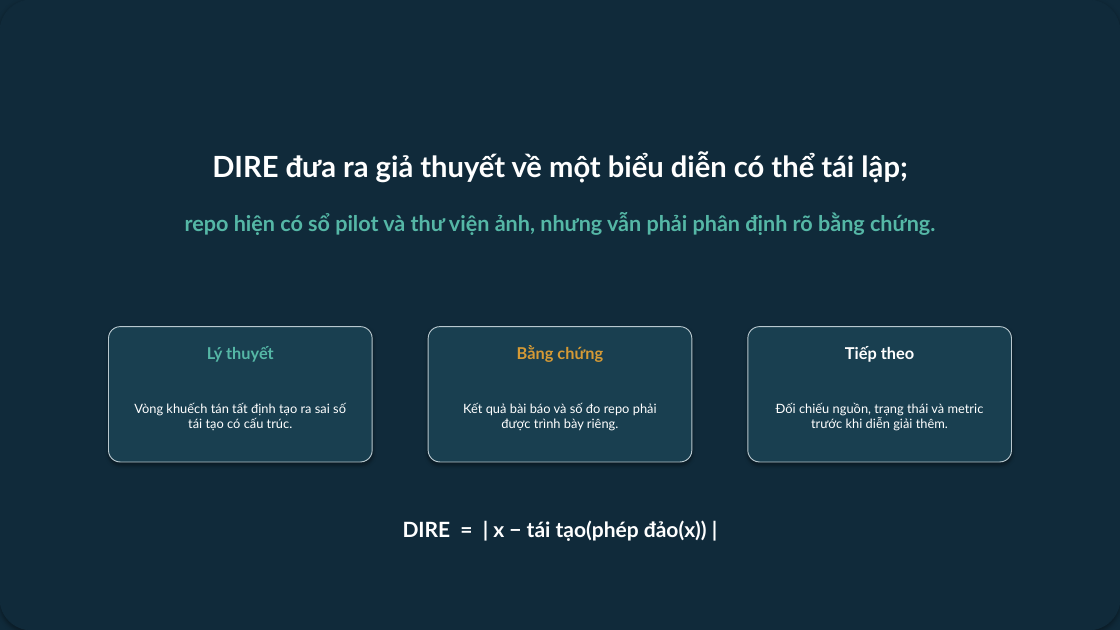
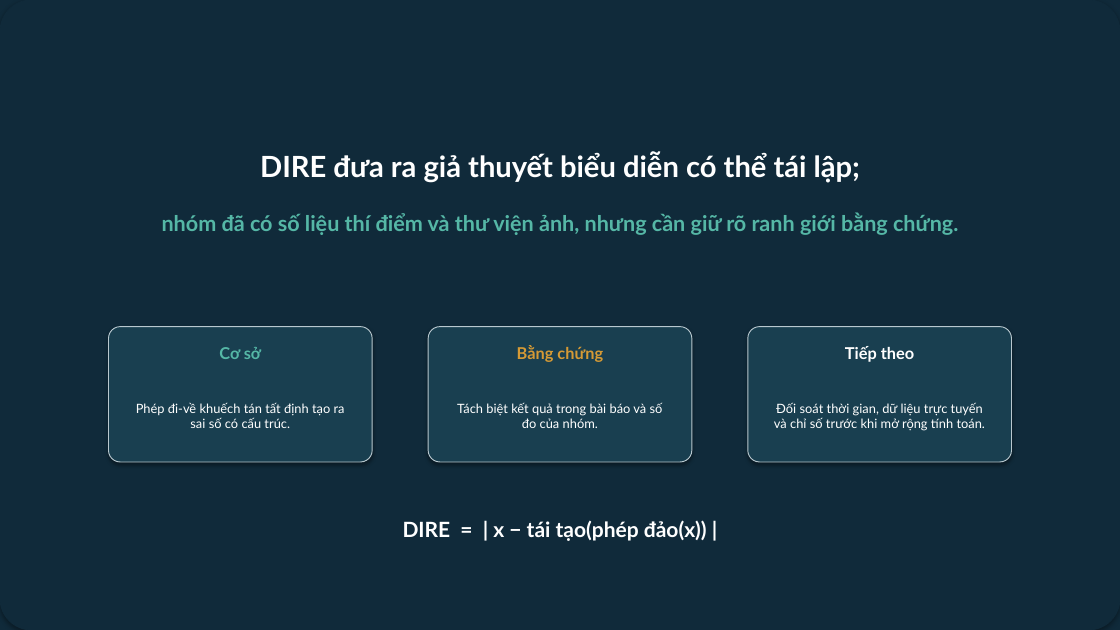
Before and after one commit to jackboom2510/dire-modal, a slide deck: slide 48 of platforms/site/dire-research-complete.pptx (slide 53 before the commit). Drawn at 1120x630 pixels with LibreOffice and Linux fonts; fonts in the diff are those of the drawing. Boxes give left, top, right and bottom in pixels: in the first picture for what was removed or moved away, otherwise in the second. Text is boxed around its words. In the diff, an @@ line names an element or a change of style, - is before the commit and + after.

Commit message:
Update DIRE research deck presentation

```diff
--- a/platforms/site/dire-research-complete.pptx
+++ b/platforms/site/dire-research-complete.pptx
@@ text at <box>260,152,860,183</box>: text changed @@
-DIRE đưa ra giả thuyết về một biểu diễn có thể tái lập;
+DIRE đưa ra giả thuyết biểu diễn có thể tái lập;
@@ text at <box>162,212,958,235</box>: text changed @@
-repo hiện có sổ pilot và thư viện ảnh, nhưng vẫn phải phân định rõ bằng chứng.
+nhóm đã có số liệu thí điểm và thư viện ảnh, nhưng cần giữ rõ ranh giới bằng chứng.
@@ text at <box>219,347,261,359</box>: text changed @@
-Lý thuyết
+Cơ sở
@@ text at <box>136,402,345,428</box>: text changed @@
-Vòng khuếch tán tất định tạo ra sai số tái tạo có cấu trúc.
+Phép đi-về khuếch tán tất định tạo ra sai số có cấu trúc.
@@ text at <box>457,403,663,428</box>: text changed @@
-Kết quả bài báo và số đo repo phải được trình bày riêng.
+Tách biệt kết quả trong bài báo và số đo của nhóm.
@@ text at <box>774,402,985,431</box>: text changed @@
-Đối chiếu nguồn, trạng thái và metric trước khi diễn giải thêm.
+Đối soát thời gian, dữ liệu trực tuyến và chỉ số trước khi mở rộng tính toán.
```
Also in this commit, not shown: 47 other slides changed, 6 slides added, 11 slides removed, 4 other files.
